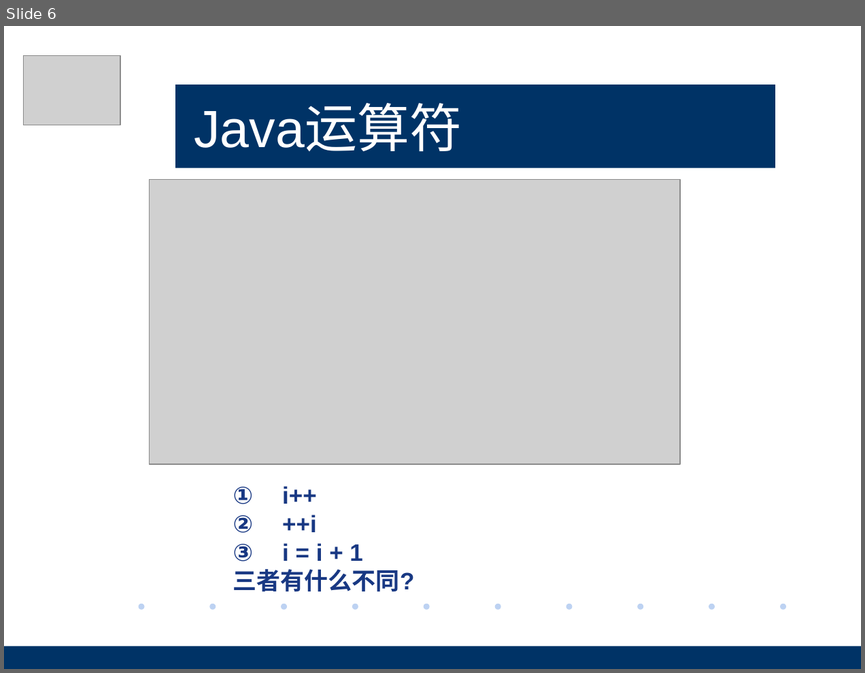
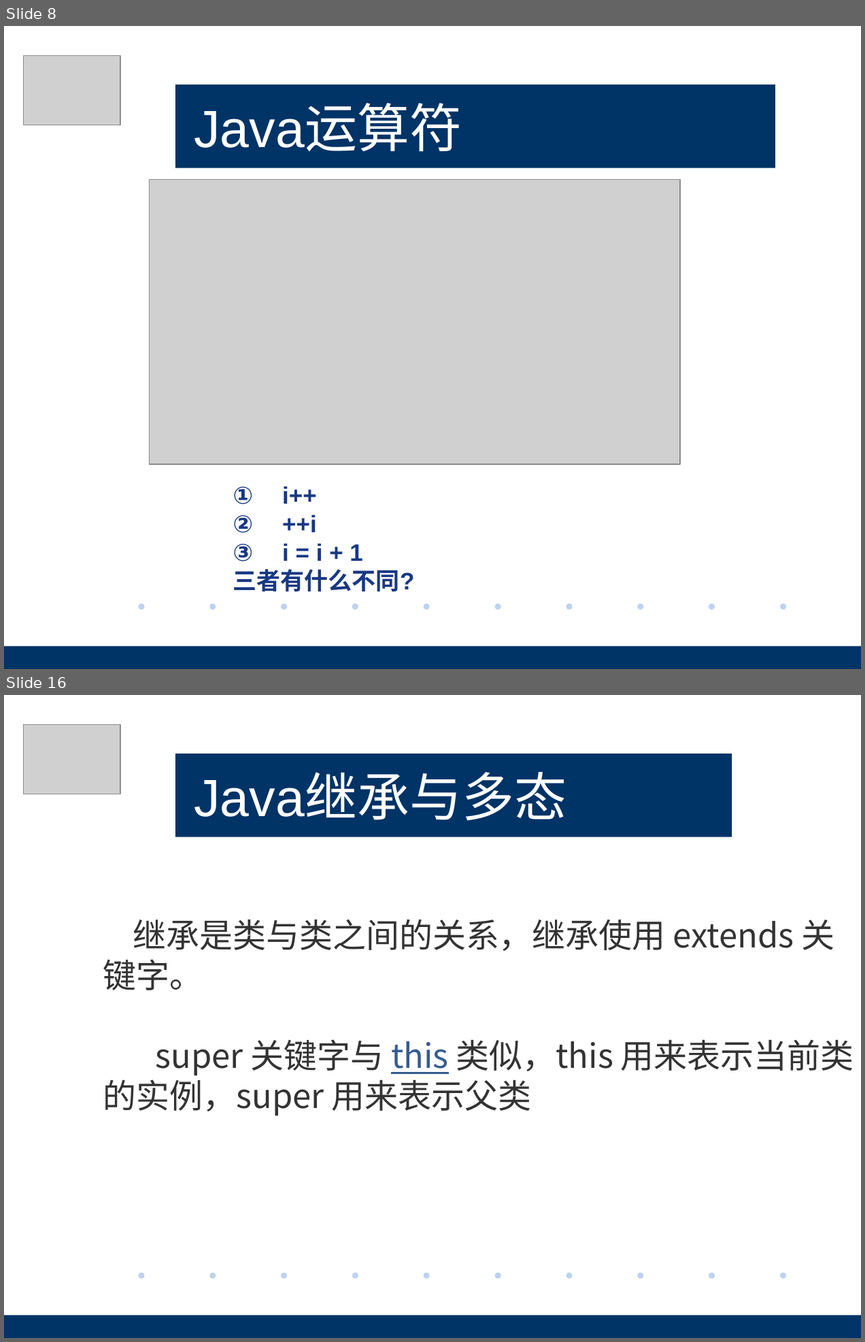
Before and after one commit to pez1420/peixun, a slide deck: Java基础/Java基础培训-基础语法.pptx. Shown one above the other, each under a label of ours: slide 6 before the commit, slides 8 and 16 after it; the slides between them are not shown. The pictures are 865x673 and 865x1342 pixels, drawn with LibreOffice and Linux fonts; fonts in the diff are those of the drawing; grey boxes stand for pictures; background and template pictures are left out. Boxes give left, top, right and bottom in pixels: in the first picture for what was removed or moved away, otherwise in the second. Text is boxed around its words. In the diff, an @@ line names an element or a change of style, - is before the commit and + after.

```diff
--- a/Java基础/Java基础培训-基础语法.pptx
+++ b/Java基础/Java基础培训-基础语法.pptx
@@ slide 16 added at bbox=[4, 695, 861, 1338], background #FFFFFF; not listed: 12 template elements that a slide beside it also shows @@
@@ picture added at bbox=[23, 725, 120, 794] @@
@@ title added at bbox=[175, 753, 732, 836], fill #003366, 44 pt, text #FFFFFF @@
+Java继承与多态
@@ text added at bbox=[103, 919, 854, 1116], 28 pt, text #333333 @@
+继承是类与类之间的关系，继承使用 extends 关键字。
+super 关键字与 this 类似，this 用来表示当前类的实例，super 用来表示父类
@@ rectangle added at bbox=[718, 1320, 861, 1338], fill #003366 @@
@@ what was slide 6 is now slide 8 @@
```
Also in this commit, not shown: 1 slide changed, 21 other slides added, 1 slide removed, 3 other files.
